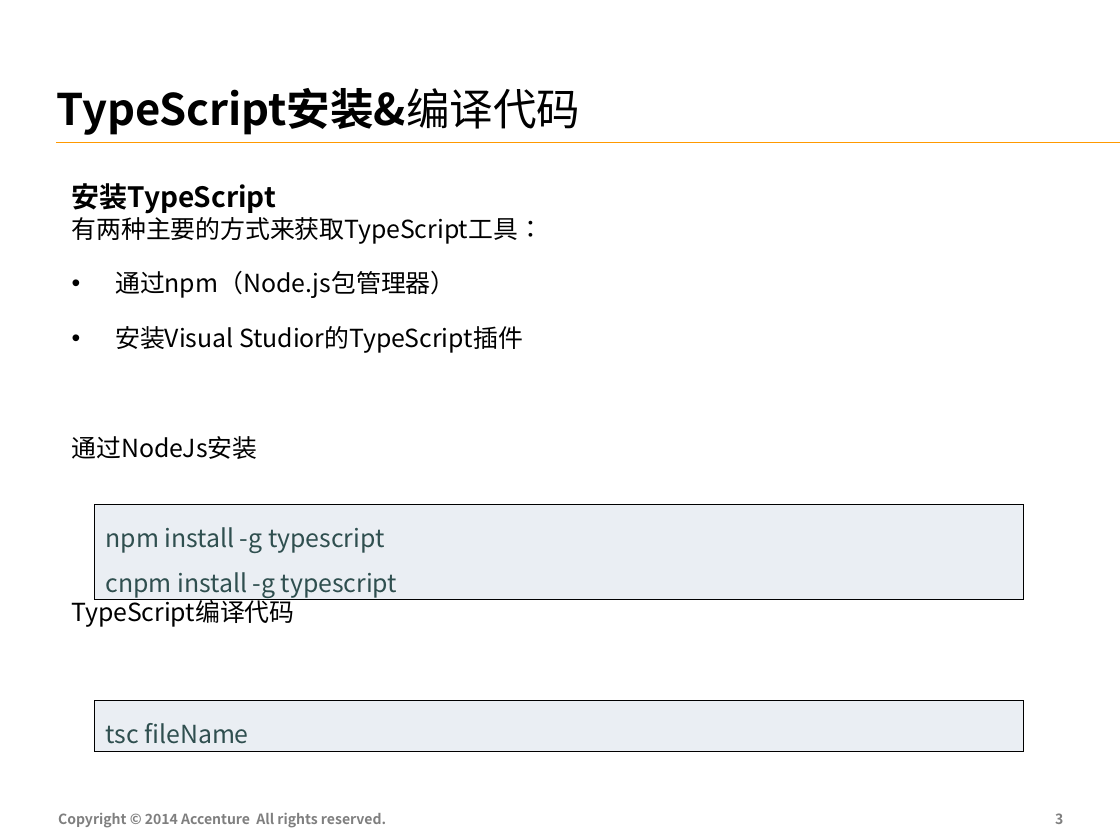
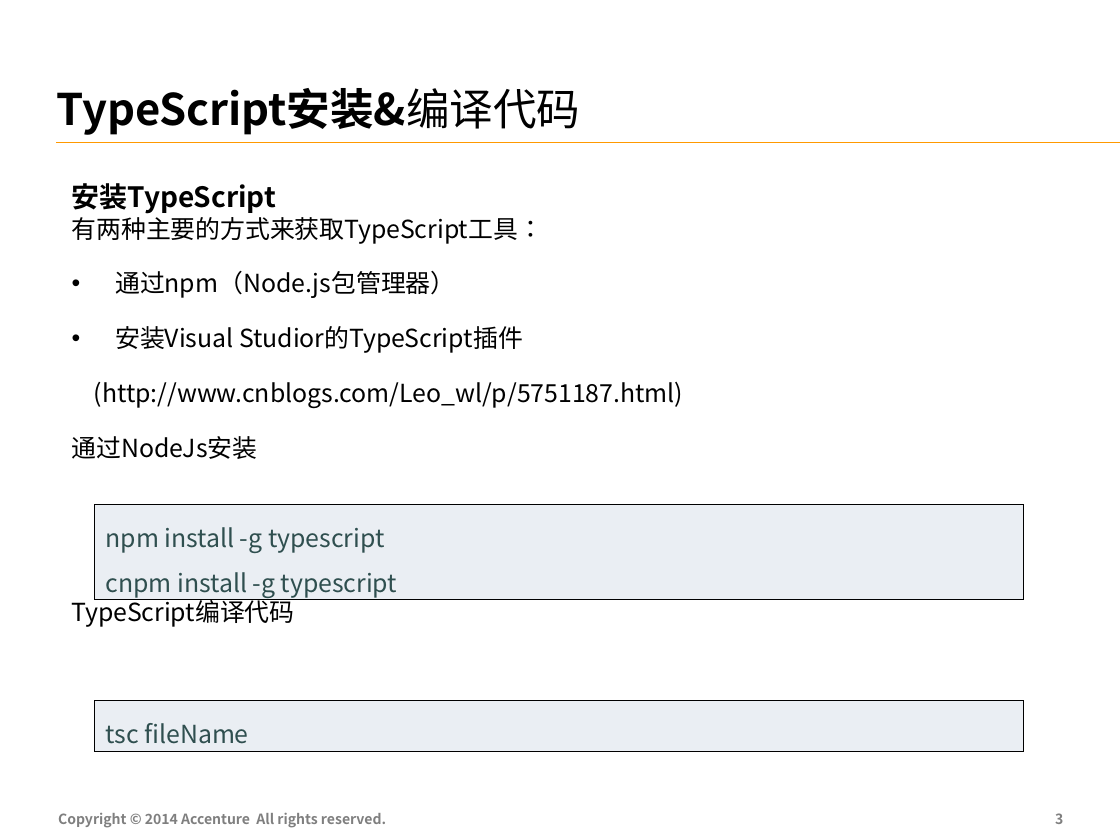
Before and after one commit to FS-Angular-Interest-Group/AngularTraining, a slide deck: slide 4 of PPT/02-Accenture-FS-Angular-TypeScript.pptx. Drawn at 1120x840 pixels with LibreOffice and Linux fonts; fonts in the diff are those of the drawing. Boxes give left, top, right and bottom in pixels: in the first picture for what was removed or moved away, otherwise in the second. Text is boxed around its words. In the diff, an @@ line names an element or a change of style, - is before the commit and + after.

```diff
--- a/PPT/02-Accenture-FS-Angular-TypeScript.pptx
+++ b/PPT/02-Accenture-FS-Angular-TypeScript.pptx
@@ text at (x1=94, y1=382, x2=683, y2=409): paragraph added @@
+(http://www.cnblogs.com/Leo_wl/p/5751187.html)
```
Also in this commit, not shown: 11 other slides changed.
